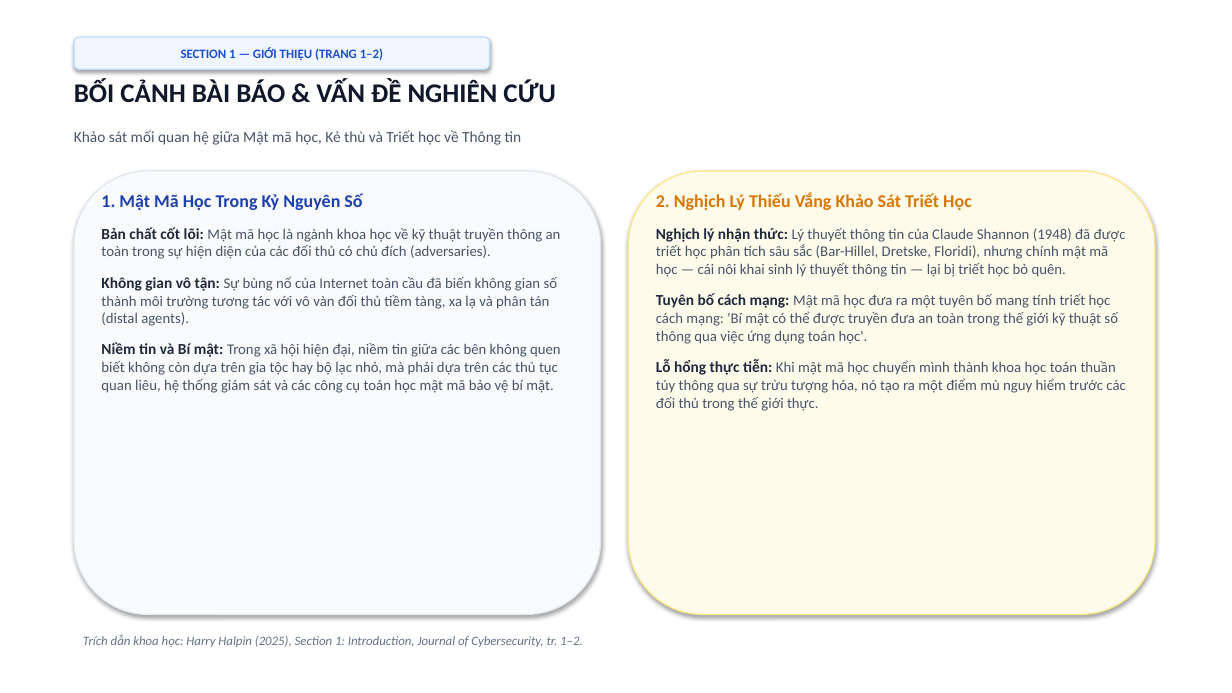
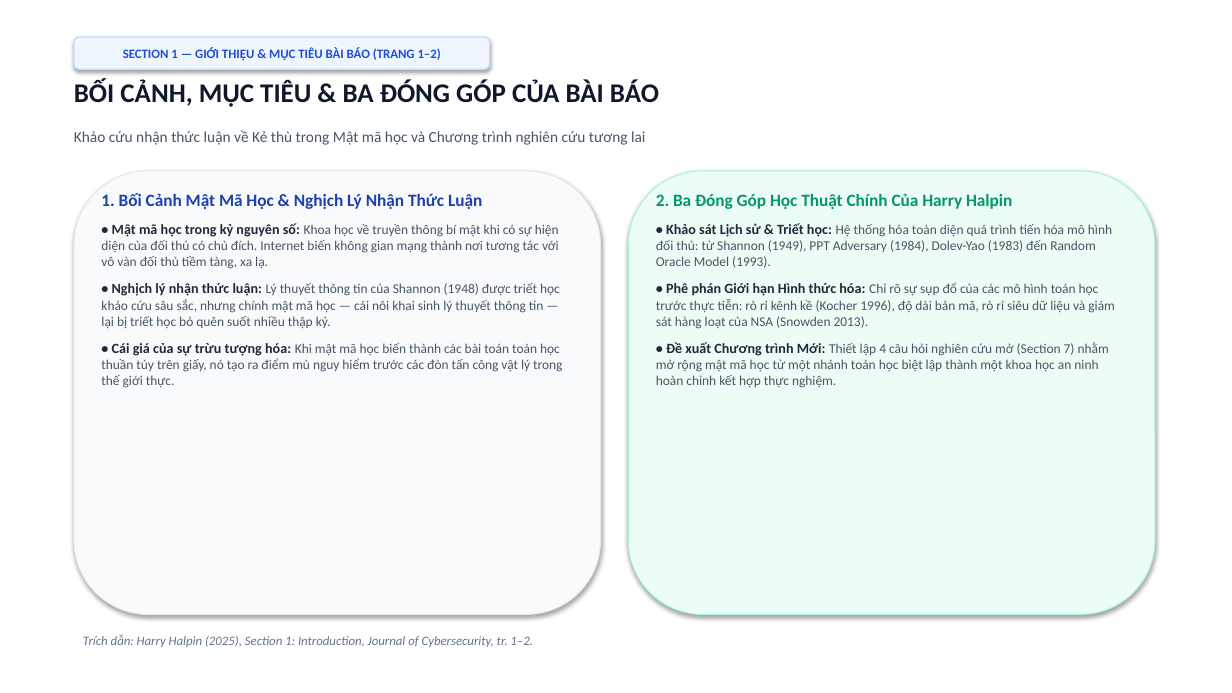
Before and after one commit to kietvo5924/ATBMHTTT_DT005_FileIntegrity, a slide deck: slide 2 of Bao_Cao_Giua_Ky_DT05_Final.pptx. Drawn at 1232x693 pixels with LibreOffice and Linux fonts; fonts in the diff are those of the drawing. Boxes give left, top, right and bottom in pixels: in the first picture for what was removed or moved away, otherwise in the second. Text is boxed around its words. In the diff, an @@ line names an element or a change of style, - is before the commit and + after.

```diff
--- a/Bao_Cao_Giua_Ky_DT05_Final.pptx
+++ b/Bao_Cao_Giua_Ky_DT05_Final.pptx
@@ text in rounded rectangle at (x1=123, y1=47, x2=441, y2=60): text changed @@
-SECTION 1 — GIỚI THIỆU (TRANG 1–2)
+SECTION 1 — GIỚI THIỆU & MỤC TIÊU BÀI BÁO (TRANG 1–2)
@@ text at (x1=74, y1=80, x2=659, y2=107): text changed @@
-BỐI CẢNH BÀI BÁO & VẤN ĐỀ NGHIÊN CỨU
+BỐI CẢNH, MỤC TIÊU & BA ĐÓNG GÓP CỦA BÀI BÁO
@@ text at (x1=74, y1=130, x2=645, y2=145): text changed @@
-Khảo sát mối quan hệ giữa Mật mã học, Kẻ thù và Triết học về Thông tin
+Khảo cứu nhận thức luận về Kẻ thù trong Mật mã học và Chương trình nghiên cứu tương lai
@@ rounded rectangle at (x1=74, y1=171, x2=601, y2=615): outline #E2E8F0 1 pt to #E2E8F0 0.75 pt @@
@@ rounded rectangle at (x1=628, y1=171, x2=1155, y2=615): fill #FFFBEB to #ECFDF5; outline #FDE68A 1 pt to #A7F3D0 0.75 pt @@
@@ text at (x1=101, y1=193, x2=562, y2=388): text changed; size 11.5 to 10.5 pt @@
-1. Mật Mã Học Trong Kỷ Nguyên Số
-Bản chất cốt lõi: Mật mã học là ngành khoa học về kỹ thuật truyền thông an toàn trong sự hiện diện của các đối thủ có chủ đích (adversaries).
-Không gian vô tận: Sự bùng nổ của Internet toàn cầu đã biến không gian số thành môi trường tương tác với vô vàn đối thủ tiềm tàng, xa lạ và phân tán (distal agents).
-Niềm tin và Bí mật: Trong xã hội hiện đại, niềm tin giữa các bên không quen biết không còn dựa trên gia tộc hay bộ lạc nhỏ, mà phải dựa trên các thủ tục quan liêu, hệ thống giám sát và các công cụ toán học mật mã bảo vệ bí mật.
+1. Bối Cảnh Mật Mã Học & Nghịch Lý Nhận Thức Luận
+• Mật mã học trong kỷ nguyên số: Khoa học về truyền thông bí mật khi có sự hiện diện của đối thủ có chủ đích. Internet biến không gian mạng thành nơi tương tác với vô vàn đối thủ tiềm tàng, xa lạ.
+• Nghịch lý nhận thức luận: Lý thuyết thông tin của Shannon (1948) được triết học khảo cứu sâu sắc, nhưng chính mật mã học — cái nôi khai sinh lý thuyết thông tin — lại bị triết học bỏ quên suốt nhiều thập kỷ.
+• Cái giá của sự trừu tượng hóa: Khi mật mã học biến thành các bài toán toán học thuần túy trên giấy, nó tạo ra điểm mù nguy hiểm trước các đòn tấn công vật lý trong thế giới thực.
@@ text at (x1=656, y1=193, x2=1115, y2=388): text changed; size 11.5 to 10.5 pt @@
-2. Nghịch Lý Thiếu Vắng Khảo Sát Triết Học
-Nghịch lý nhận thức: Lý thuyết thông tin của Claude Shannon (1948) đã được triết học phân tích sâu sắc (Bar-Hillel, Dretske, Floridi), nhưng chính mật mã học — cái nôi khai sinh lý thuyết thông tin — lại bị triết học bỏ quên.
-Tuyên bố cách mạng: Mật mã học đưa ra một tuyên bố mang tính triết học cách mạng: 'Bí mật có thể được truyền đưa an toàn trong thế giới kỹ thuật số thông qua việc ứng dụng toán học'.
-Lỗ hổng thực tiễn: Khi mật mã học chuyển mình thành khoa học toán thuần túy thông qua sự trừu tượng hóa, nó tạo ra một điểm mù nguy hiểm trước các đối thủ trong thế giới thực.
+2. Ba Đóng Góp Học Thuật Chính Của Harry Halpin
+• Khảo sát Lịch sử & Triết học: Hệ thống hóa toàn diện quá trình tiến hóa mô hình đối thủ: từ Shannon (1949), PPT Adversary (1984), Dolev-Yao (1983) đến Random Oracle Model (1993).
+• Phê phán Giới hạn Hình thức hóa: Chỉ rõ sự sụp đổ của các mô hình toán học trước thực tiễn: rò rỉ kênh kề (Kocher 1996), độ dài bản mã, rò rỉ siêu dữ liệu và giám sát hàng loạt của NSA (Snowden 2013).
+• Đề xuất Chương trình Mới: Thiết lập 4 câu hỏi nghiên cứu mở (Section 7) nhằm mở rộng mật mã học từ một nhánh toán học biệt lập thành một khoa học an ninh hoàn chỉnh kết hợp thực nghiệm.
@@ text at (x1=83, y1=634, x2=533, y2=647): text changed @@
-Trích dẫn khoa học: Harry Halpin (2025), Section 1: Introduction, Journal of Cybersecurity, tr. 1–2.
+Trích dẫn: Harry Halpin (2025), Section 1: Introduction, Journal of Cybersecurity, tr. 1–2.
```
Also in this commit, not shown: 12 other slides changed, 1 slide added, 1 slide removed, 20 other files.
